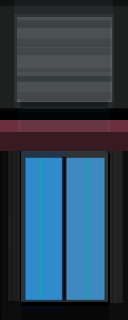
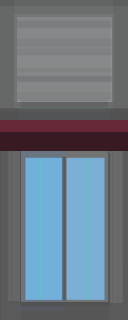
Before/after of a 128px x 320px layered artwork. What changed in the layer stack:
added group "Group 29" with 2 layers in group "Group 28" over (0, 120, 128, 132)
moved "Layer 26" into group "Group 29" over (0, 120, 128, 132)
added group "Group 30" with 17 layers in group "Group 28" over (0, 0, 128, 320)
moved "awn" into group "Group 30" over (0, 17, 128, 132)
moved "door" (1st of 3, in "Group 28" › "Group 30") into group "Group 30" over (8, 151, 123, 311)
moved "Copy of Layer 1" into group "Group 30" over (0, 108, 128, 320)
moved "Layer 1" into group "Group 30" over (0, 108, 128, 320)
moved "Layer 23" into group "Group 30" over (14, 14, 114, 102)
moved "Layer 25" into group "Group 30" over (0, 6, 128, 109)
moved "Layer 2" into group "Group 30" over (0, 0, 128, 111)
moved "Rcol" into group "Group 30" over (109, 151, 128, 320)
moved "Lcol" into group "Group 30" over (2, 151, 21, 320)
